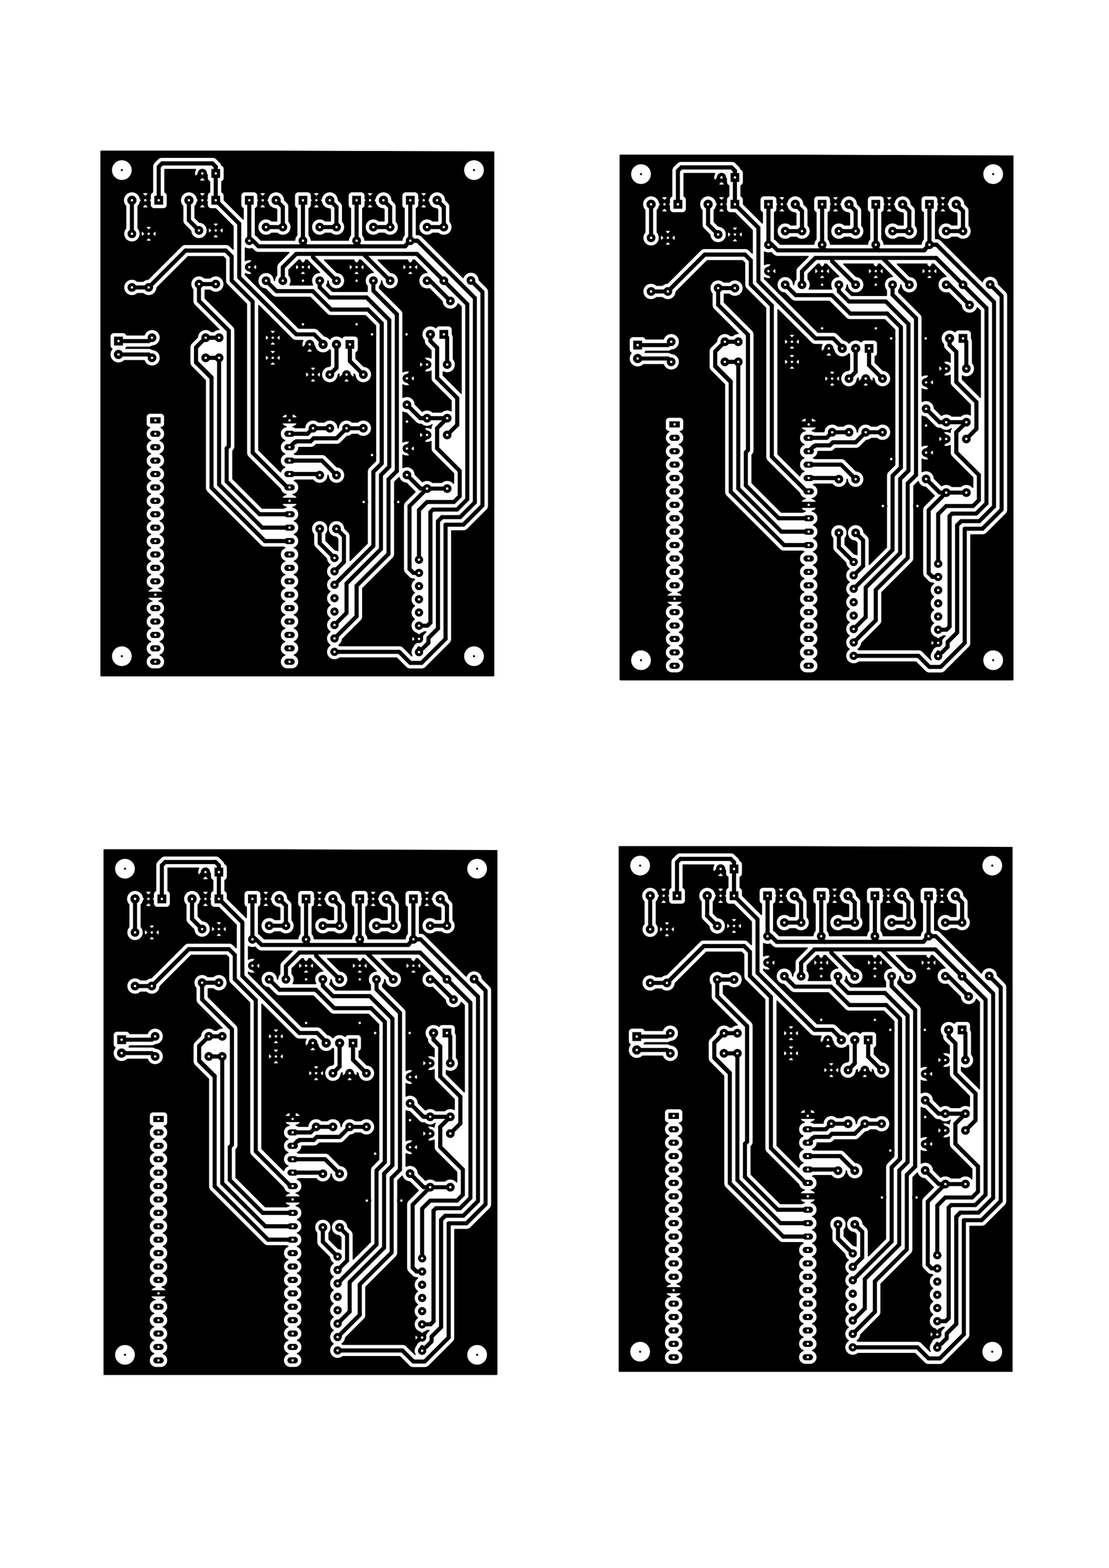
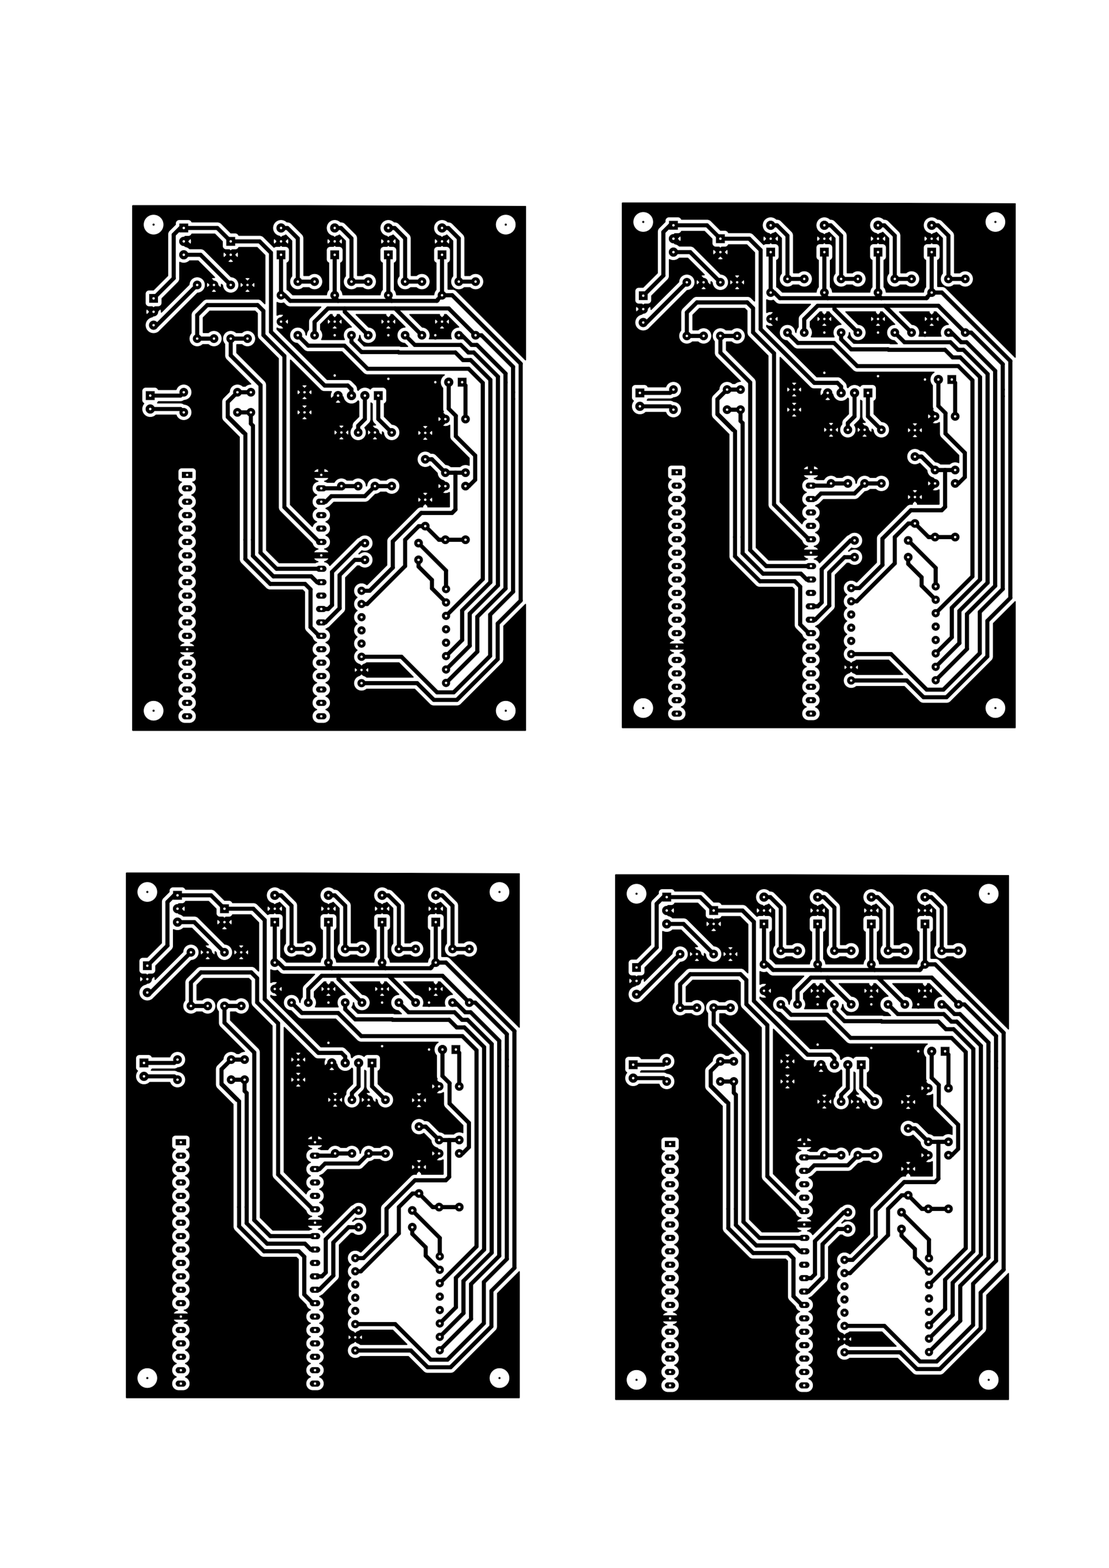
Comparing the layer stacks of the two 1109 × 1568 images. Changes:
painted on "AVA-B_Cu.pdf copy #3" over [103, 848, 521, 1399]
painted on "AVA-B_Cu.pdf copy #2" over [614, 845, 1013, 1401]
painted on "AVA-B_Cu.pdf copy #1" over [619, 154, 1016, 729]
painted on "AVA-B_Cu.pdf copy" over [100, 150, 527, 732]